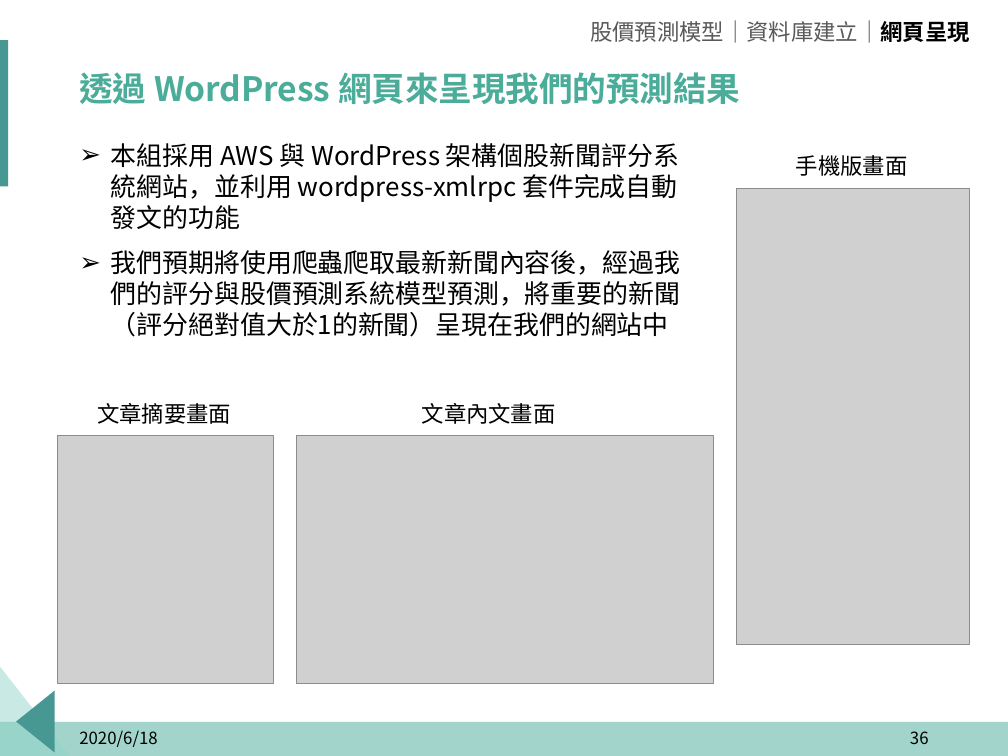
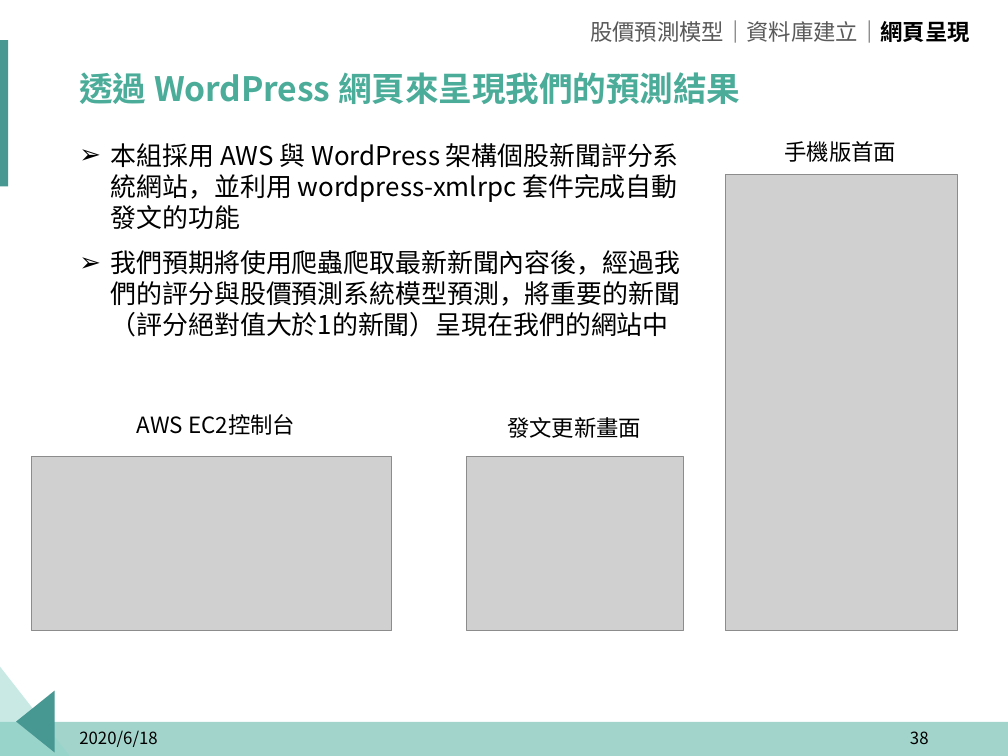
Before and after one commit to p314008dsa/Text-mining, a slide deck: slide 38 of 報告擋/Fintech.pptx (slide 36 before the commit). Drawn at 1008x756 pixels with LibreOffice and Linux fonts; fonts in the diff are those of the drawing; grey boxes stand for pictures; background and template pictures are left out. Boxes give left, top, right and bottom in pixels: in the first picture for what was removed or moved away, otherwise in the second. Text is boxed around its words. In the diff, an @@ line names an element or a change of style, - is before the commit and + after.

```diff
--- a/報告擋/Fintech.pptx
+++ b/報告擋/Fintech.pptx
@@ text at [785,141,897,162]: text changed @@
-手機版畫面
+手機版首面
@@ picture: place and size @@
-picture at [736,188,969,644]
+picture at [725,174,958,630]
@@ text removed at [97,403,231,424] @@
-文章摘要畫面
@@ text added at [137,414,295,435], 16 pt, text #000000 @@
+AWS EC2控制台
@@ text at [507,417,641,438]: text changed @@
-文章內文畫面
+發文更新畫面
@@ picture removed at [296,435,714,683] @@
@@ picture added at [31,457,392,631] @@
@@ picture: place and size @@
-picture at [57,435,274,682]
+picture at [467,457,683,631]
@@ page number at [910,731,929,744]: text changed @@
-36
+38
```
Also in this commit, not shown: 9 other slides changed, 2 slides added.
